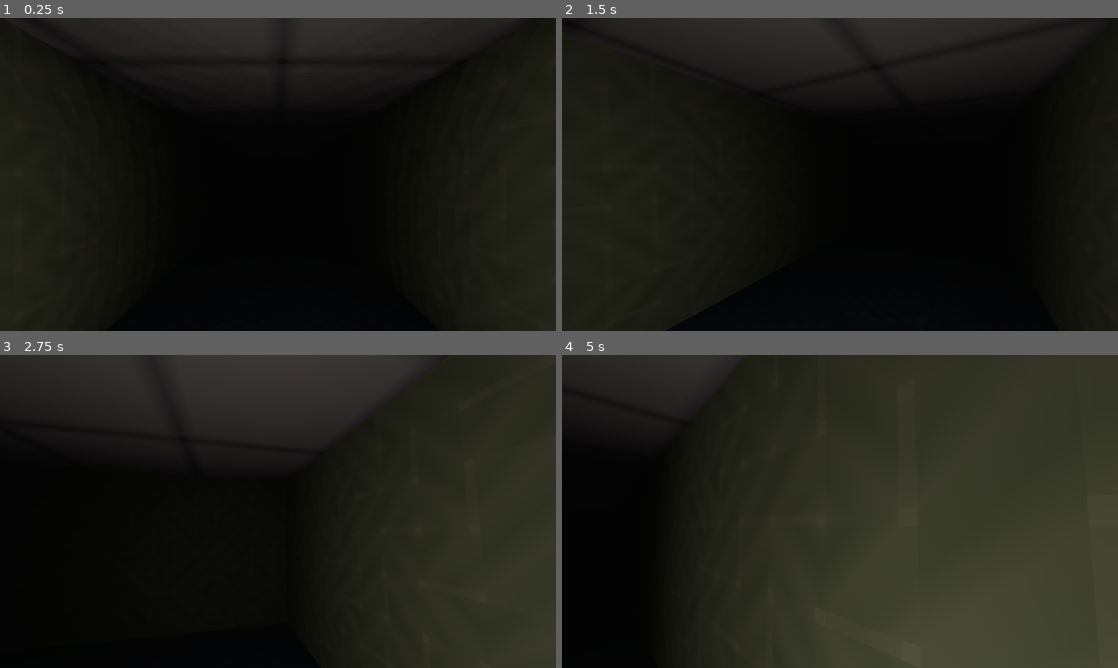
Above: before the commit, frames 1-4 (two rows, left to right).
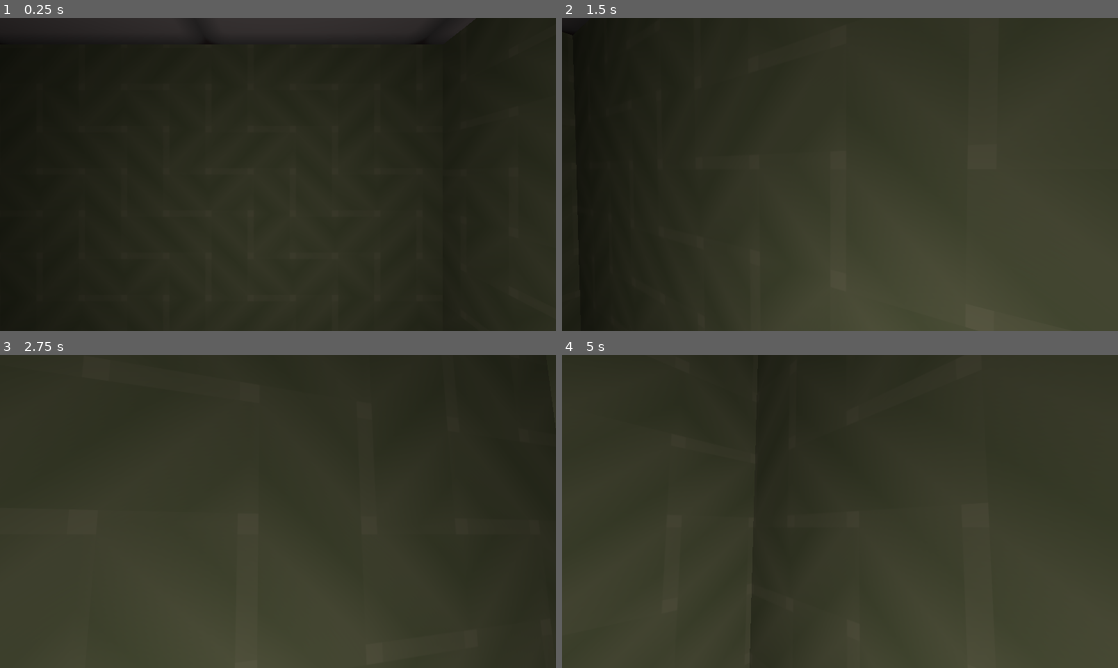
Above: after the commit, the same moments.

Repository: DucksAreMammals/Follow-The-Cat
Game: Godot game, scene res://Scenes/Game.tscn
The game is run twice, just before and just after one commit, with the same random seed, the same clock (stepped at 60 frames per second) and the same inputs.
Inputs (mouse positions are in pixels of both pictures, inside the frame that each line leads up to):
- Up to frame 1 (0.25 s): no input
- Up to frame 2 (1.5 s): tap Enter at 0.5 s; move the mouse to (867, 174) at 0.52 s; hold W (Forward) from 0.53 s (still down); move the mouse to (812, 174) at 1.27 s
- Up to frame 3 (2.75 s): keep holding W (Forward); move the mouse to (289, 505) at 2.02 s
- Up to frame 4 (5 s): keep holding W (Forward); move the mouse to (834, 517) at 2.77 s; move the mouse to (878, 514) at 3.52 s; tap Space at 4.25 s; move the mouse to (795, 508) at 4.27 s

The runs differ from the first frame. In frame 1, 39% of the frame differs, in the area x 19-84%, y 6-100%; in frame 2, 64%, in the area x 18-100%, y 0-100%; in frame 3, 52%; in frame 4, 23%.

Commit message:
Added first picture

Diff:
--- a/Source/3D Models/Scenes/Map.tscn
+++ b/Source/3D Models/Scenes/Map.tscn
@@ -1,9 +1,10 @@
-[gd_scene load_steps=8 format=2]
+[gd_scene load_steps=9 format=2]
 
 [ext_resource path="res://3D Models/Source Files/Map.fbx" type="PackedScene" id=1]
 [ext_resource path="res://Materials/Walls/Walls.tres" type="Material" id=2]
 [ext_resource path="res://Materials/Floor/Floor.tres" type="Material" id=3]
 [ext_resource path="res://Materials/Ceiling/Ceiling.tres" type="Material" id=4]
+[ext_resource path="res://3D Models/Scenes/Pictures/Picture1.tscn" type="PackedScene" id=5]
 
 [sub_resource type="ConvexPolygonShape" id=1]
 points = PoolVector3Array( 0, 0, 0, 0.0999902, 0, 0, 0, 0.15, 0, 0.0999902, 0.15, 0 )
@@ -44,3 +45,6 @@
 [node name="Wall Collider" type="CollisionShape" parent="StaticBody" index="2"]
 transform = Transform( -100, -1.06581e-12, -8.74228e-06, -8.74228e-06, 1.78814e-05, 100, 3.55271e-13, 100, -1.19209e-05, 0, 0, 0 )
 shape = SubResource( 3 )
+
+[node name="Picture" parent="." index="2" instance=ExtResource( 5 )]
+transform = Transform( 0.5, 0, 0, 0, 0.5, 0, 0, 0, 0.5, -2.73325, 1.08384, 2.59196 )
--- /dev/null
+++ b/Source/3D Models/Scenes/Pictures/Picture1.tscn
@@ -0,0 +1,15 @@
+[gd_scene load_steps=4 format=2]
+
+[ext_resource path="res://3D Models/Source Files/Picture.fbx" type="PackedScene" id=1]
+[ext_resource path="res://Materials/Pictures/Frame.tres" type="Material" id=2]
+[ext_resource path="res://Materials/Pictures/Picture1.tres" type="Material" id=3]
+
+[node name="Picture" instance=ExtResource( 1 )]
+transform = Transform( 0.5, 0, 0, 0, 0.5, 0, 0, 0, 0.5, 0, 0, 0 )
+
+[node name="Frame" parent="RootNode" index="0"]
+material/0 = ExtResource( 2 )
+
+[node name="Picture" parent="RootNode" index="1"]
+transform = Transform( -100, 0, 0, 0, 100, 0, 0, 0, 100, 0, 0, 0 )
+material/0 = ExtResource( 3 )
--- /dev/null
+++ b/Source/Indoor Environment.tres
@@ -0,0 +1,3 @@
+[gd_resource type="Environment" format=2]
+
+[resource]
--- /dev/null
+++ b/Source/Materials/Pictures/Frame.tres
@@ -0,0 +1,4 @@
+[gd_resource type="SpatialMaterial" format=2]
+
+[resource]
+albedo_color = Color( 0.254902, 0.211765, 0.133333, 1 )
--- /dev/null
+++ b/Source/Materials/Pictures/Picture1.tres
@@ -0,0 +1,6 @@
+[gd_resource type="SpatialMaterial" load_steps=2 format=2]
+
+[ext_resource path="res://Sprites/Pictures/Danny1.png" type="Texture" id=1]
+
+[resource]
+albedo_texture = ExtResource( 1 )
--- a/Source/Scenes/Game.tscn
+++ b/Source/Scenes/Game.tscn
@@ -7,7 +7,7 @@
 [node name="Game" type="Spatial"]
 script = ExtResource( 3 )
 
+[node name="Map" parent="." instance=ExtResource( 1 )]
+
 [node name="Player" parent="." instance=ExtResource( 2 )]
-transform = Transform( -1, 0, -8.74228e-08, 0, 1, 0, 8.74228e-08, 0, -1, -0.978873, 0.8, 1.28039 )
-
-[node name="Map" parent="." instance=ExtResource( 1 )]
+transform = Transform( 1, 0, 0, 0, 1, 0, 0, 0, 1, -1.323, 0.8, 1.662 )
--- a/Source/Scenes/Player.tscn
+++ b/Source/Scenes/Player.tscn
@@ -1,6 +1,7 @@
-[gd_scene load_steps=4 format=2]
+[gd_scene load_steps=5 format=2]
 
 [ext_resource path="res://Scripts/Player.gd" type="Script" id=1]
+[ext_resource path="res://Indoor Environment.tres" type="Environment" id=2]
 
 [sub_resource type="CapsuleMesh" id=1]
 radius = 0.4
@@ -15,6 +16,7 @@
 
 [node name="Camera" type="Camera" parent="."]
 transform = Transform( 0, 0, -1, 0, 1, 0, 1, 0, 0, 0, 0.389771, 0 )
+environment = ExtResource( 2 )
 current = true
 
 [node name="MeshInstance" type="MeshInstance" parent="."]
@@ -31,6 +33,5 @@
 [node name="OmniLight" type="OmniLight" parent="."]
 light_energy = 0.301
 light_bake_mode = 0
-shadow_enabled = true
 omni_range = 4.733
 omni_attenuation = 3.4822
--- a/Source/default_env.tres
+++ b/Source/default_env.tres
@@ -4,5 +4,4 @@
 
 [resource]
 background_sky = SubResource( 1 )
-ambient_light_color = Color( 0.12549, 0.12549, 0.12549, 1 )
-ambient_light_energy = 0.01
+ambient_light_color = Color( 1, 1, 1, 1 )
Binary file added: Source/3D Models/Source Files/Picture.fbx
Not shown, added: Source/3D Models/Source Files/Picture.fbx.import
Binary file added: Source/Sprites/Pictures/Danny1.png
Not shown, added: Source/Sprites/Pictures/Danny1.png.import
Not shown, added: Assets/Blender/Picture.blend
Not shown, added: Assets/Blender/Picture.fbx
Not shown, added: Assets/Gimp/Pictures/Finished/Danny1.xcf
Not shown, added: Assets/Gimp/Pictures/Source/Danny1.webp
